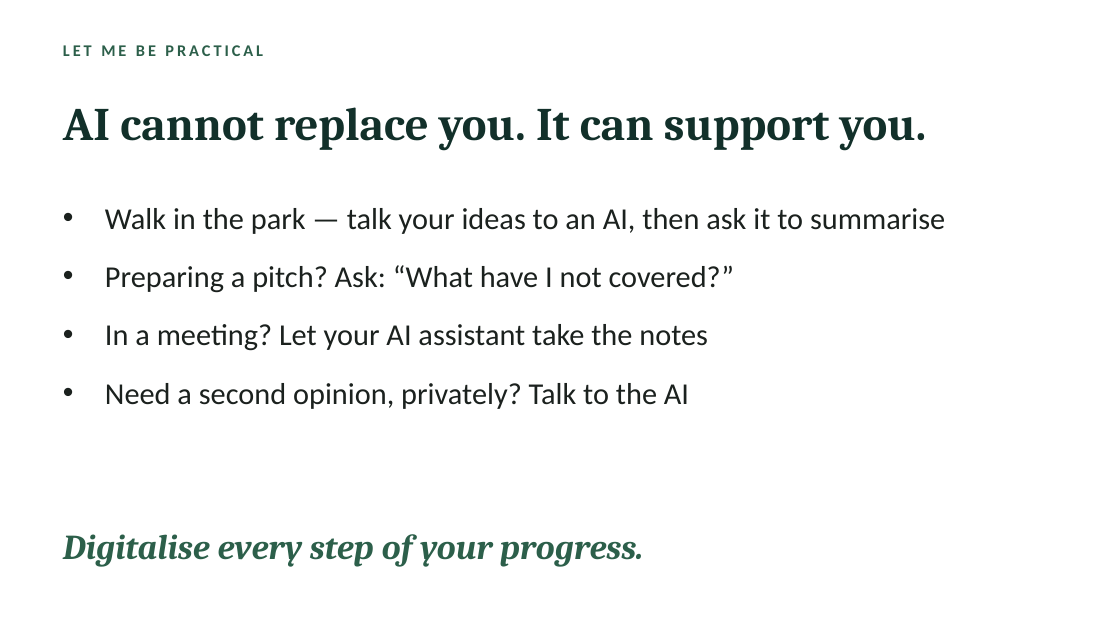
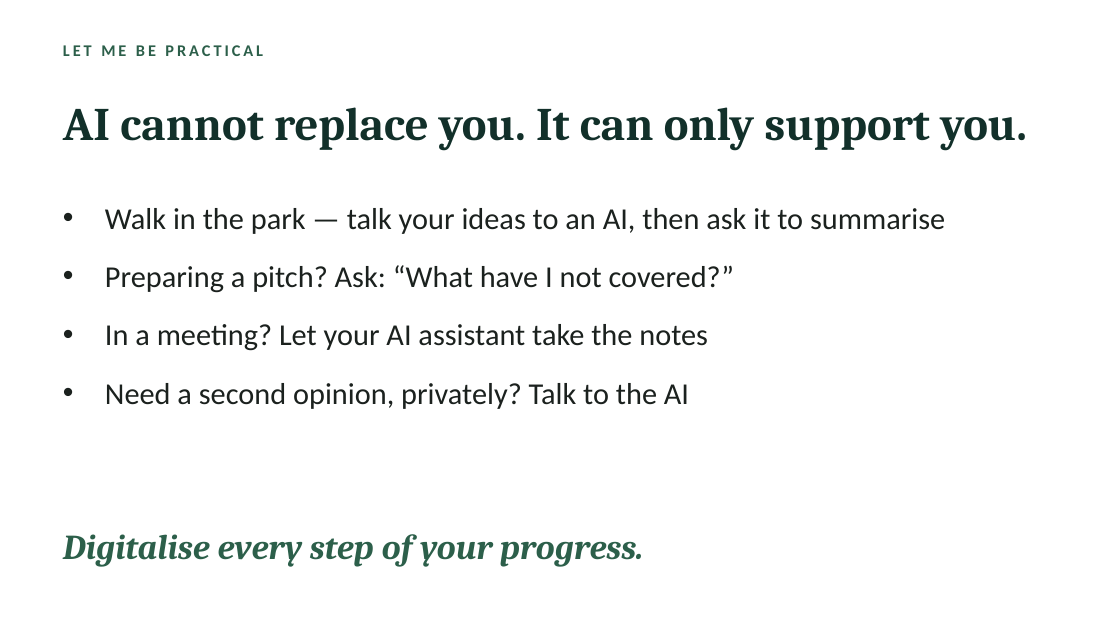
Before and after one commit to RAINigeria/study, a slide deck: slide 22 of iesa.pptx (slide 20 before the commit). Drawn at 1120x630 pixels with LibreOffice and Linux fonts; fonts in the diff are those of the drawing. Boxes give left, top, right and bottom in pixels: in the first picture for what was removed or moved away, otherwise in the second. Text is boxed around its words. In the diff, an @@ line names an element or a change of style, - is before the commit and + after.

```diff
--- a/iesa.pptx
+++ b/iesa.pptx
@@ text at <box>63,107,1027,150</box>: text changed @@
-AI cannot replace you. It can support you.
+AI cannot replace you. It can only support you.
```
Also in this commit, not shown: 15 other slides changed, 2 slides added, 1 other file.
